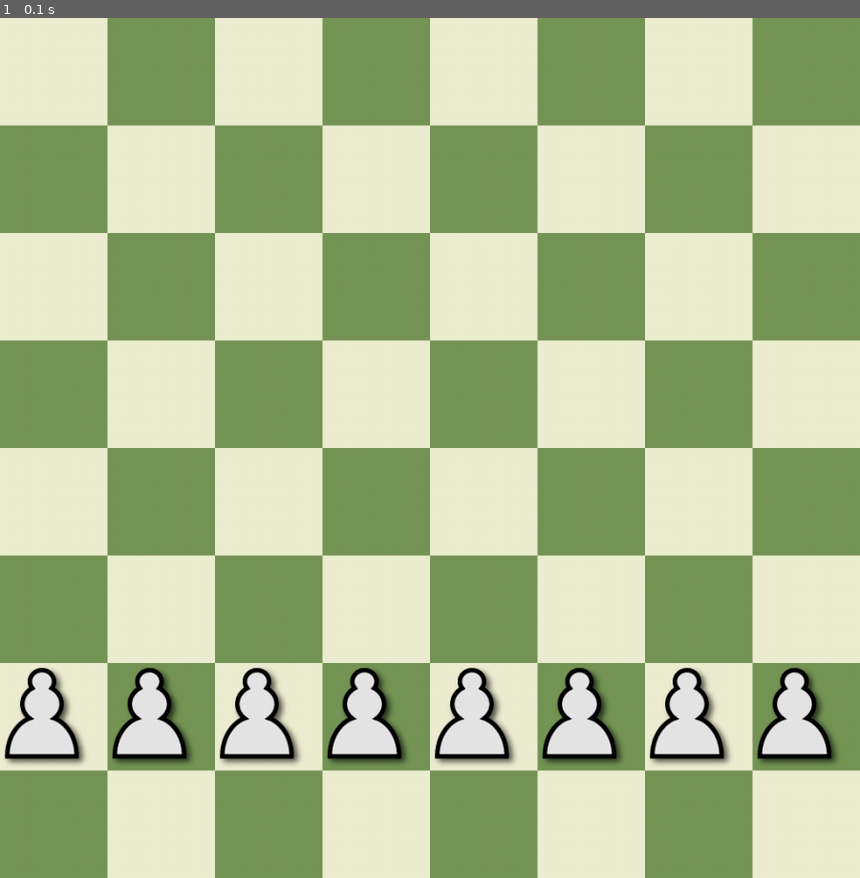
Above: before the commit, frame 1.
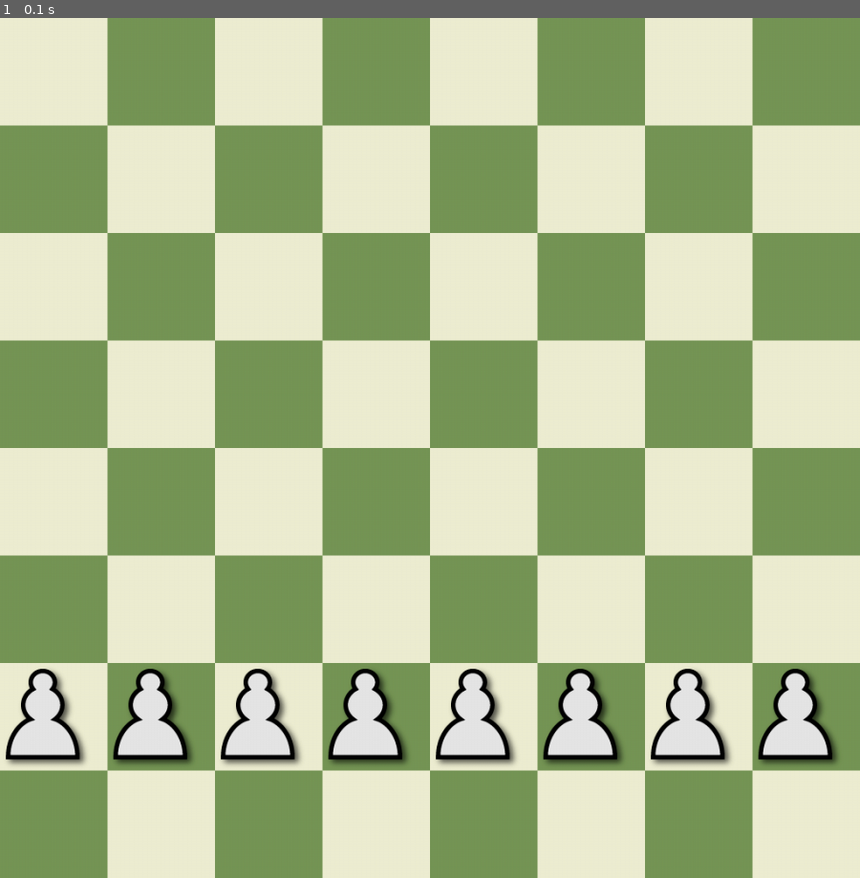
Above: after the commit, the same moment.

Repository: developer-egg/pygame-chess
Game: pygame game, started from main.py
Two runs of this game, one before a commit and one after it. Both use one fixed random seed, a clock stepped at 60 frames per second and the inputs below.
Inputs:
- Up to frame 1 (0.1 s): no input

The runs differ from the first frame. In frame 1, 0.9% of the frame differs, in the area x 0-97%, y 75-87%.

Commit message:
Implemented piece movement for pawns

Diff:
--- a/main.py
+++ b/main.py
@@ -63,7 +63,7 @@
             square_count_color_ref -= 1
 
 
-def find_square_by_pos(mouse_pos):
+def find_square_by_pos(pos):
     # find what square was clicked on
     for row in board:
         for square in row:
@@ -76,11 +76,11 @@
             bottom_x = bottom_right_corner[0]
             bottom_y = bottom_right_corner[1]
 
-            mouse_x = mouse_pos[0]
-            mouse_y = mouse_pos[1]
+            pos_x = pos[0]
+            pos_y = pos[1]
 
-            if mouse_x >= top_x and mouse_x <= bottom_x:
-                if mouse_y >= top_y and mouse_y <= bottom_y:
+            if pos_x >= top_x and pos_x <= bottom_x:
+                if pos_y >= top_y and pos_y <= bottom_y:
                     row_index = board.index(row)
                     col_index = row.index(square)
 
@@ -88,7 +88,11 @@
                     return (col_index, row_index)
 
 
+has_drawn_initial_pieces = False
+
 def draw_pieces():
+    global has_drawn_initial_pieces
+
     white_pawn = pygame.image.load("images/w_pawn_png_shadow_128px.png")
     white_rook = pygame.image.load("images/w_rook_png_shadow_128px.png")
     white_knight = pygame.image.load("images/w_knight_png_shadow_128px.png")
@@ -99,16 +103,36 @@
     bottom_row_order = [white_rook, white_knight, white_bishop, white_queen, white_king, white_bishop, white_knight,
                         white_rook]
 
-    for board_square in board[6]:
-        top_x = board_square.top_left[0]
-        top_y = board_square.top_left[1]
+    if not has_drawn_initial_pieces:
+        for board_square in board[6]:
+            # add one so that the point is not on the edge
+            top_x = board_square.top_left[0] + 1
+            top_y = board_square.top_left[1] + 1
 
-        find_square_by_pos((top_x, top_y))
+            board_location = find_square_by_pos((top_x, top_y))
 
-        board_location = find_square_by_pos((top_x, top_y))
+            board_square.piece = piece.Piece("pawn", white_pawn, (top_x, top_y), (board_location), [(board_location[0], board_location[1] - 1)], "white")
+            screen.blit(white_pawn, (board_square.piece.actual_location[0], board_square.piece.actual_location[1]))
 
-        board_square.piece = piece.Piece("pawn", white_pawn, (top_x, top_y), (board_location))
-        screen.blit(white_pawn, (board_square.piece.actual_location[0], board_square.piece.actual_location[1]))
+        # for board_square in board[1]:
+        #     # add one so that the point is not on the edge
+        #     top_x = board_square.top_left[0] + 1
+        #     top_y = board_square.top_left[1] + 1
+        #
+        #     board_location = find_square_by_pos((top_x, top_y))
+        #
+        #     board_square.piece = piece.Piece("pawn", white_pawn, (top_x, top_y), (board_location),
+        #                                      [(board_location[0], board_location[1] - 1)], "white")
+        #     screen.blit(white_pawn, (board_square.piece.actual_location[0], board_square.piece.actual_location[1]))
+
+        has_drawn_initial_pieces = True
+
+    # draw pieces
+    for board_row in board:
+        for board_square in board_row:
+            if board_square.piece is not None:
+                #TODO: draw correct piece based on type
+                screen.blit(white_pawn, (board_square.piece.actual_location[0], board_square.piece.actual_location[1]))
 
     # row_index = 0
     # for square in board[7]:
@@ -118,6 +142,9 @@
 
 
 running = True
+
+first_square = None
+second_square = None
 
 while running:
     draw_squares()
@@ -132,7 +159,40 @@
             # user left-clicked
             if mouse_presses[0]:
                 mouse_pos = pygame.mouse.get_pos()
-                find_square_by_pos(mouse_pos)
+                square_pos = find_square_by_pos(mouse_pos)
+
+                square = board[square_pos[1]][square_pos[0]]
+
+                if square is not None:
+                    if first_square is None and square.piece is not None:
+                        first_square = square
+                        # print(square_pos)
+                    elif first_square is not None:
+                        second_square = square
+                        # print(square_pos)
+
+                        if second_square.piece is None:
+                            legal_moves = first_square.piece.legal_moves
+                            is_legal_move = False
+
+                            for move in legal_moves:
+                                if move == square_pos:
+                                    is_legal_move = True
+
+                            if is_legal_move:
+                                # set the piece of the second
+                                piece = first_square.piece
+                                piece.actual_location = square.top_left
+                                piece.board_location = square_pos
+
+                                piece.legal_moves = [(square_pos[0], square_pos[1] - 1)]
+
+                                second_square.piece = first_square.piece
+
+                                # set first_square piece to none
+                                first_square.piece = None
+
+                        first_square = None
 
     pygame.display.update()
 
--- a/piece.py
+++ b/piece.py
@@ -1,5 +1,6 @@
 class Piece:
-    def __init__(self, type, image, actual_location, board_location):
+    def __init__(self, type, image, actual_location, board_location, legal_moves, team):
         self.type = type
         self.actual_location = actual_location
         self.board_location = board_location
+        self.legal_moves = legal_moves
